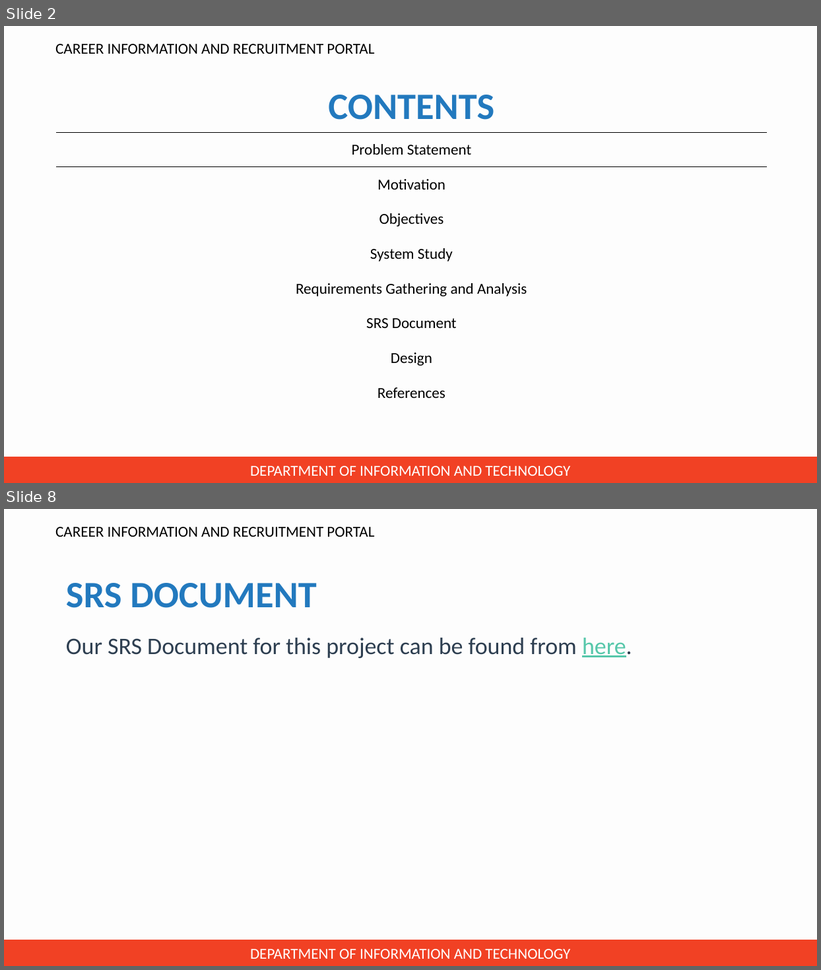
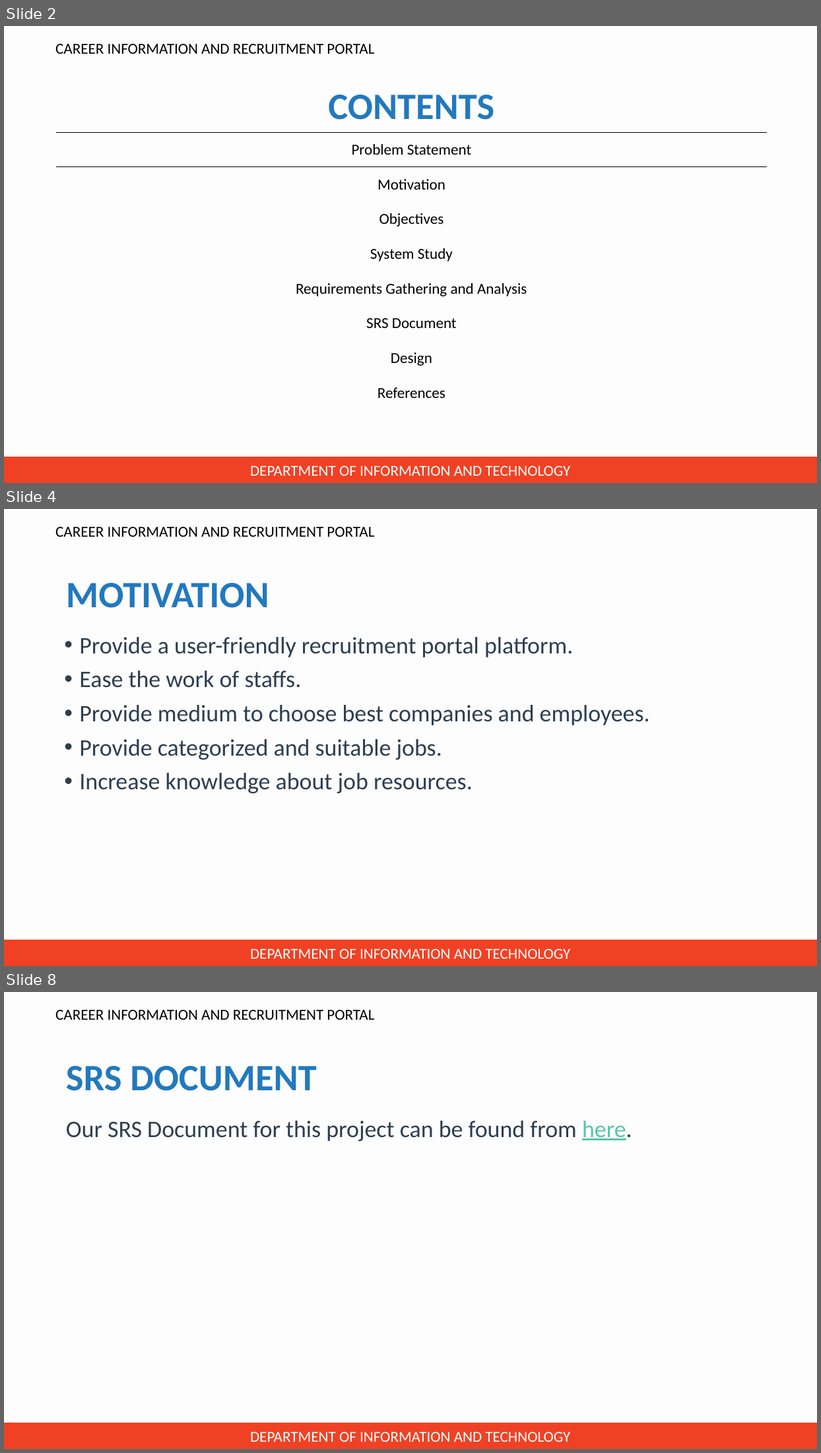
Before and after one commit to jincy-p-janardhanan/Career-Information-and-Recruitment-Portal, a slide deck: Presentation for zeroth review/PPT for zeroth review.pptx. Shown one above the other, each under a label of ours: slides 2 and 8 before the commit, slides 2, 4 and 8 after it; the slides between them are not shown. The pictures are 821x970 and 821x1453 pixels, drawn with LibreOffice and Linux fonts; fonts in the diff are those of the drawing; background and template pictures are left out. Boxes give left, top, right and bottom in pixels: in the first picture for what was removed or moved away, otherwise in the second. Text is boxed around its words. In the diff, an @@ line names an element or a change of style, - is before the commit and + after.

```diff
--- a/Presentation for zeroth review/PPT for zeroth review.pptx
+++ b/Presentation for zeroth review/PPT for zeroth review.pptx
@@ slide 4 added at bbox=[4, 509, 817, 966], background #F2F2F2 at 9% opacity; not listed: 2 template elements that a slide beside it also shows @@
@@ title added at bbox=[66, 583, 269, 608], 44 pt, text #2279BE, bold @@
+MOTIVATION
@@ text added at bbox=[79, 637, 650, 793], 28 pt, text #2D3E50 @@
+• Provide a user-friendly recruitment portal platform.
+• Ease the work of staffs.
+• Provide medium to choose best companies and employees.
+• Provide categorized and suitable jobs.
+• Increase knowledge about job resources.
```
Also in this commit, not shown: 3 slides changed, 2 other slides added, 3 slides removed.
